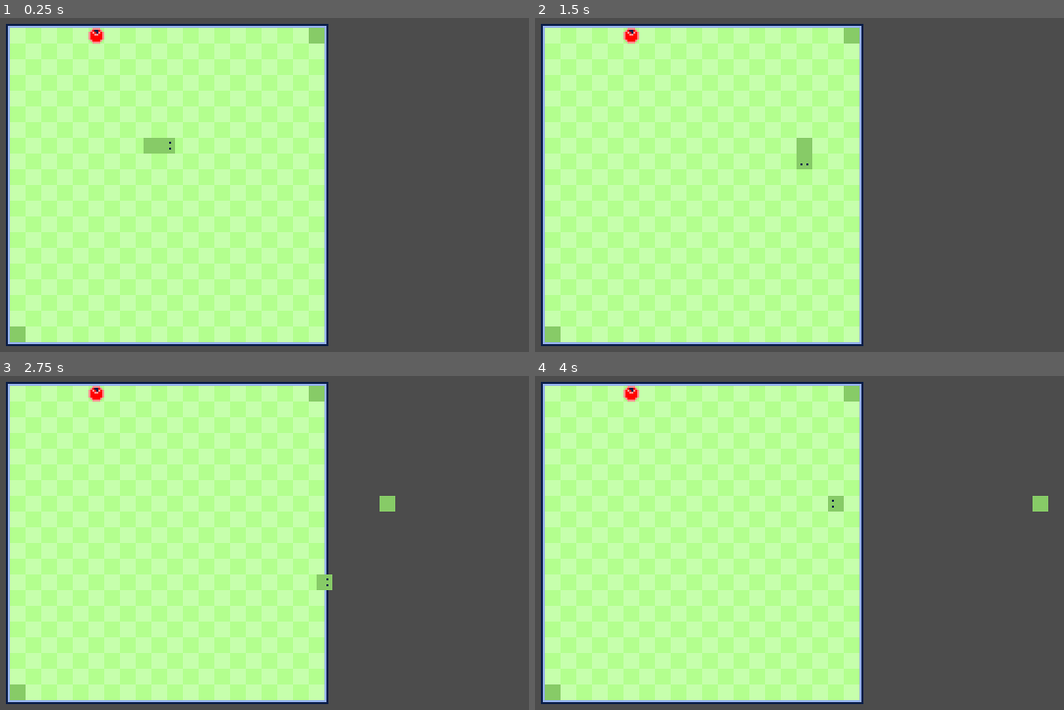
Above: before the commit, frames 1-4 (two rows, left to right).
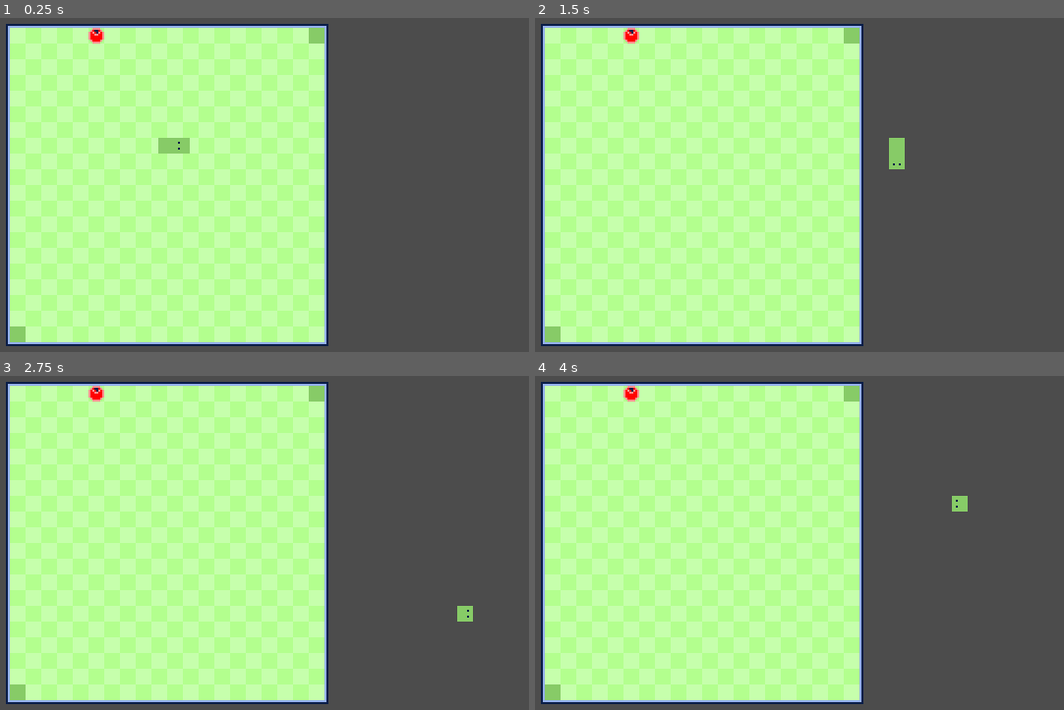
Above: after the commit, the same moments.

Repository: JustKwa/Snak-e
Game: Godot game, scene res://Scenes/level.tscn
Same seed, same stepped clock (60 frames per second), same inputs: the game is played once before the commit and once after it.
Inputs:
- Up to frame 1 (0.25 s): no input
- Up to frame 2 (1.5 s): hold Right (ui_right) 0.53-1.28 s; hold Down (ui_down) from 1.28 s (still down)
- Up to frame 3 (2.75 s): release Down (ui_down) at 2.03 s; hold Right (ui_right) from 2.03 s (still down)
- Up to frame 4 (4 s): release Right (ui_right) at 2.78 s; hold Up (ui_up) 2.78-3.53 s; hold Left (ui_left) from 3.53 s (still down)

The runs differ from the first frame. In frame 1, 0.3% of the frame differs, in the area x 27-36%, y 35-41%; in frame 2, 0.6%, in the area x 49-70%, y 35-46%; in frame 3, 0.4%; in frame 4, 0.4%.
Error after the commit: Invalid operands 'float' and 'Nil' in operator '*'. (res://Scripts/body.gd:28)

Commit message:
Add move function in every body part so they move individually

Diff:
--- a/Scenes/level.tscn
+++ b/Scenes/level.tscn
@@ -39,8 +39,7 @@
 texture = ExtResource( 1 )
 
 [node name="snake" parent="." instance=ExtResource( 2 )]
-position = Vector2( 140, 76 )
-speed = 6.0
+position = Vector2( 139, 76 )
 
 [node name="body" parent="." instance=ExtResource( 4 )]
 position = Vector2( 228, 20 )
--- a/Scripts/body.gd
+++ b/Scripts/body.gd
@@ -3,10 +3,30 @@
 var direction = []
 var current_pos
 var percent_to_tile = 0.0
+export var global_var: Resource = preload("res://global_var.tres")
 
 
 func _ready():
 	current_pos = self.position
+
+
+func _physics_process(delta):
+	_move(delta)
+	pass
+
+
+func _move(delta):
+	percent_to_tile += global_var.speed * delta
+	if percent_to_tile >= 1.0:
+		position = current_pos + (direction.front() * global_var.GRID_SIZE)
+		current_pos = position
+		percent_to_tile = 0.0
+		if direction.size() > 1:
+			direction.pop_front()
+			rotate_sprite()
+	else:
+		position = current_pos + (global_var.GRID_SIZE * percent_to_tile * direction.front())
+	pass
 
 
 func _on_body_area_entered(area: Area2D):
@@ -16,3 +36,7 @@
 		queue_free()
 	else:
 		return
+
+
+func rotate_sprite():
+	pass
--- /dev/null
+++ b/Scripts/global_var.gd
@@ -0,0 +1,7 @@
+class_name global_var
+extends Resource
+
+const GRID_SIZE = 8
+const gap = -8
+
+export var speed: int
--- a/Scripts/head.gd
+++ b/Scripts/head.gd
@@ -3,13 +3,32 @@
 var direction = []
 var current_pos
 var percent_to_tile = 0.0
+export var global_var: Resource = preload("res://global_var.tres")
+
 
 func _ready():
 	current_pos = self.position
 	rotate_sprite()
 
-func _physics_process(_delta):
-	rotate_sprite()
+
+func _physics_process(delta):
+	_move(delta)
+	pass
+
+
+func _move(delta):
+	percent_to_tile += global_var.speed * delta
+	if percent_to_tile >= 1.0:
+		position = current_pos + (direction.front() * global_var.GRID_SIZE)
+		current_pos = position
+		percent_to_tile = 0.0
+		if direction.size() > 1:
+			direction.pop_front()
+			rotate_sprite()
+	else:
+		position = current_pos + (global_var.GRID_SIZE * percent_to_tile * direction.front())
+	pass
+
 
 func rotate_sprite():
 	if direction.empty():
--- a/Scripts/level.gd
+++ b/Scripts/level.gd
@@ -15,6 +15,7 @@
 	instance.connect("food_eaten", self, "is_eaten")
 	call_deferred("add_child", instance)
 
+
 func is_eaten():
 	spawn_food()
 	$snake.spawn_body()
--- a/Scripts/snake.gd
+++ b/Scripts/snake.gd
@@ -1,12 +1,8 @@
 extends Node2D
 
-const GRID_SIZE = 8
-
-export var speed = 2.0
 var input_dir = []
 var input = Vector2.ZERO
-var gap = -8
-var length = 1
+export var global_var: Resource = preload("res://global_var.tres")
 
 onready var body = preload("res://Scenes/body.tscn")
 onready var head = $head
@@ -19,24 +15,8 @@
 	pass
 
 
-func _physics_process(delta):
+func _physics_process(_delta):
 	_check_dir()
-	move(delta)
-
-
-func move(delta):
-	for i in get_children():
-		i.percent_to_tile += speed * delta
-
-		if i.percent_to_tile >= 1.0:
-			i.position = i.current_pos + (i.direction.front() * GRID_SIZE)
-			i.current_pos = i.position
-			i.percent_to_tile = 0.0
-			if i.direction.size() > 1:
-				i.direction.pop_front()
-
-		else:
-			i.position = i.current_pos + (GRID_SIZE * i.percent_to_tile * i.direction.front())
 
 
 func _check_dir():
@@ -50,20 +30,19 @@
 			if input.x + input_dir.back().x != 0 or input.y + input_dir.back().y != 0:
 				input_dir.append(input)
 				head.direction.append(input)
+				head.rotate_sprite()
 
 	pass
 
-
-func spawn_body():
-	length += 1
-	var instance = body.instance()
-	var prev_body = get_child(get_child_count() - 1)
-	if prev_body.name == "head":
-		instance.position = prev_body.position * gap
-	else:
-		instance.position = prev_body.position
-	instance.direction.append(Vector2.ZERO)
-	for i in prev_body.direction:
-		instance.direction.append(i)
-	add_child(instance)
-	pass
+# func spawn_body():
+# 	var instance = body.instance()
+# 	var prev_body = get_child(get_child_count() - 1)
+# 	if prev_body.name == "head":
+# 		instance.position = prev_body.position * global_var.gap * prev_body.direction.front()
+# 	else:
+# 		instance.position = prev_body.position
+# 	instance.direction.append(Vector2.ZERO)
+# 	for i in prev_body.direction:
+# 		instance.direction.append(i)
+# 	add_child(instance)
+# 	pass
--- /dev/null
+++ b/global_var.tres
@@ -0,0 +1,7 @@
+[gd_resource type="Resource" load_steps=2 format=2]
+
+[ext_resource path="res://Scripts/global_var.gd" type="Script" id=1]
+
+[resource]
+script = ExtResource( 1 )
+speed = 11
--- a/project.godot
+++ b/project.godot
@@ -7,6 +7,16 @@
 ;   param=value ; assign values to parameters
 
 config_version=4
+
+_global_script_classes=[ {
+"base": "Resource",
+"class": "global_var",
+"language": "GDScript",
+"path": "res://Scripts/global_var.gd"
+} ]
+_global_script_class_icons={
+"global_var": ""
+}
 
 [application]
 
--- a/test tween.gd
+++ /dev/null
@@ -1,7 +0,0 @@
-extends Node2D
-
-
-func _ready():
-	$Tween.interpolate_property($Area2D, "position", $Area2D.position, Vector2(100, 100), 1, Tween.TRANS_LINEAR, Tween.EASE_IN_OUT, 0 )
-	$Tween.start()
-	pass
--- a/test tween.tscn
+++ /dev/null
@@ -1,21 +0,0 @@
-[gd_scene load_steps=4 format=2]
-
-[ext_resource path="res://Sprites/food.png" type="Texture" id=1]
-[ext_resource path="res://test tween.gd" type="Script" id=2]
-
-[sub_resource type="RectangleShape2D" id=1]
-extents = Vector2( 10, 7.5 )
-
-[node name="test tween" type="Node2D"]
-script = ExtResource( 2 )
-
-[node name="Tween" type="Tween" parent="."]
-
-[node name="Area2D" type="Area2D" parent="."]
-
-[node name="CollisionShape2D" type="CollisionShape2D" parent="Area2D"]
-shape = SubResource( 1 )
-disabled = true
-
-[node name="Food" type="Sprite" parent="Area2D"]
-texture = ExtResource( 1 )
